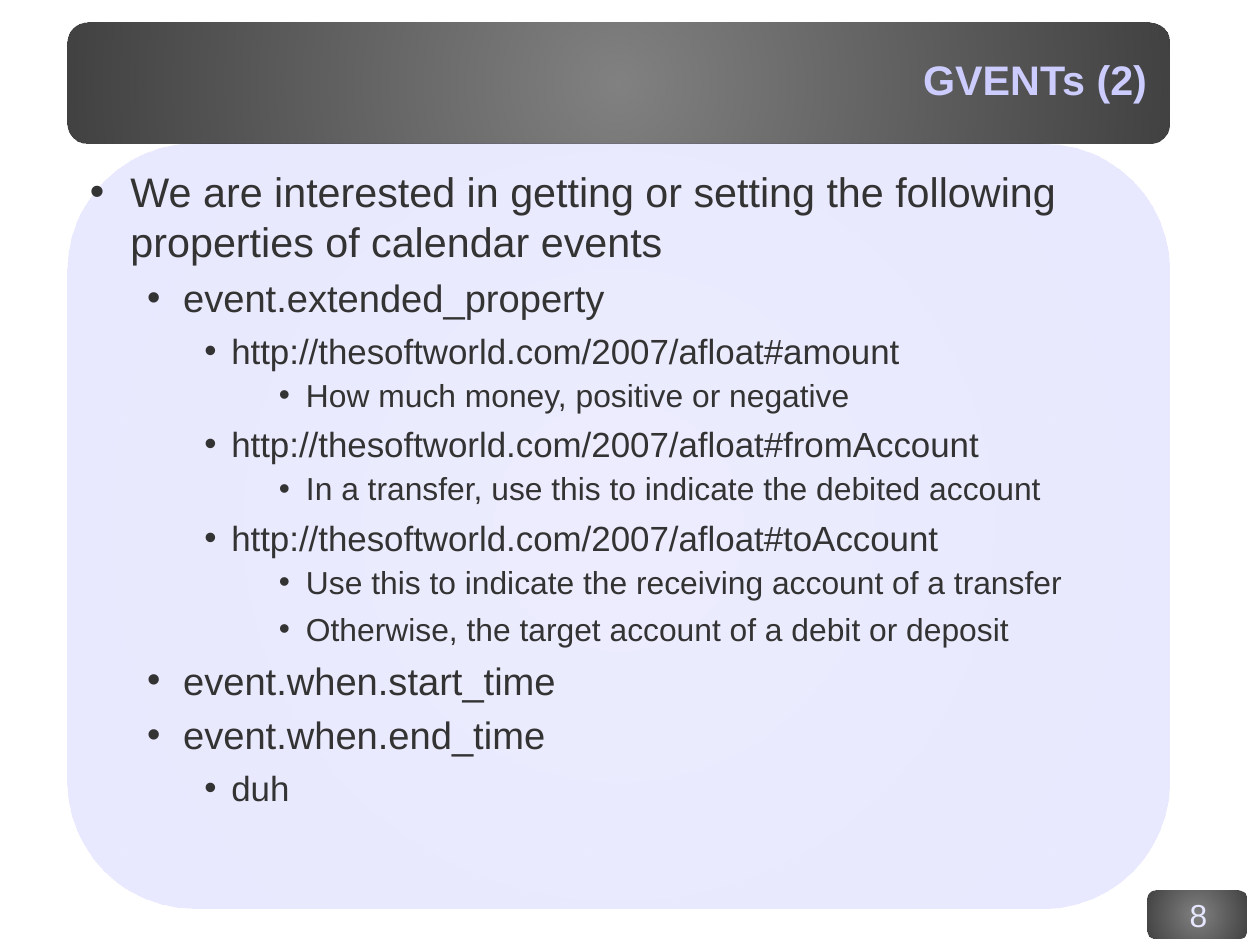
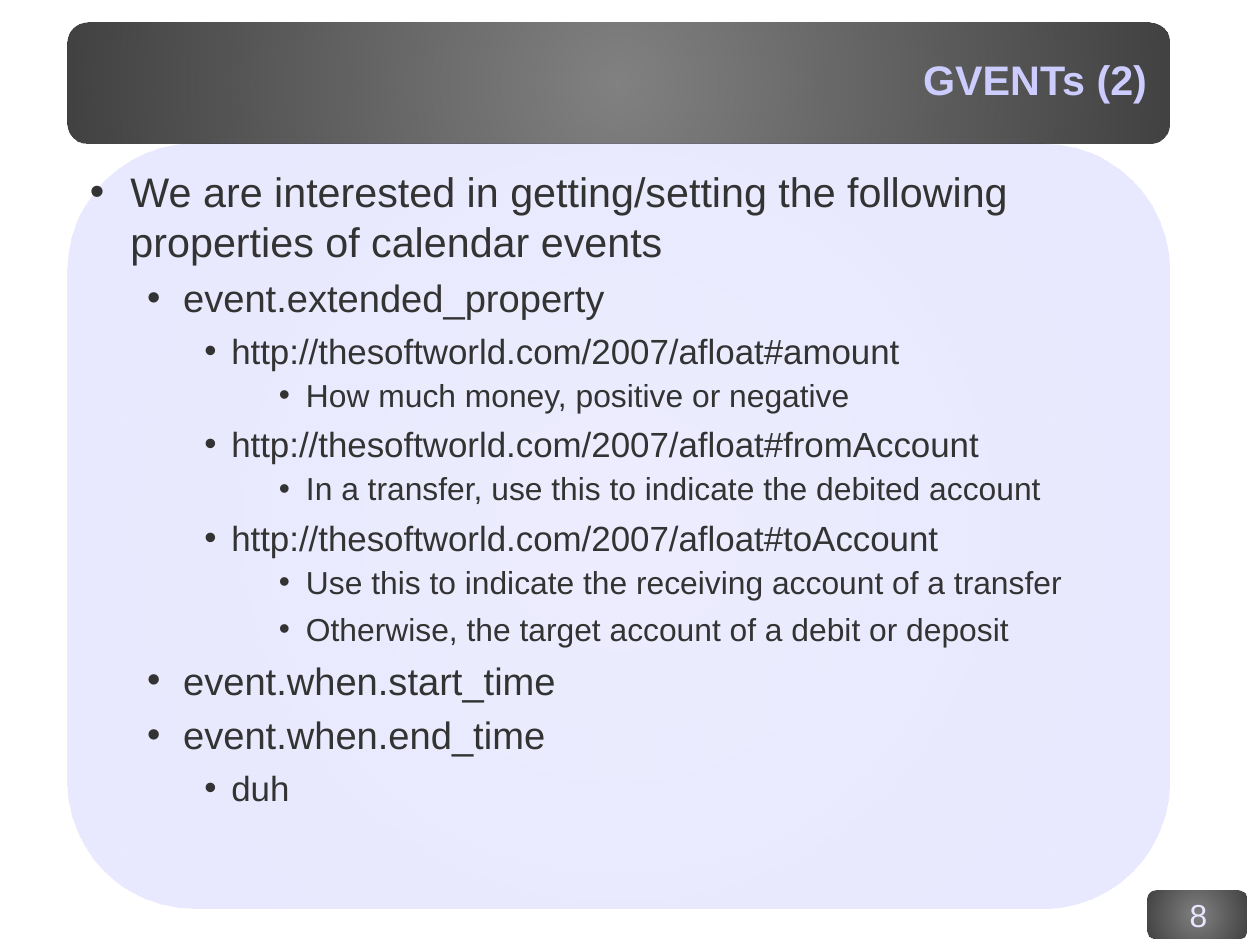
Before and after one commit to corydodt/Afloat, a slide deck: slide 8 of doc/afloat.odp. Drawn at 1260x945 pixels with LibreOffice and Linux fonts; fonts in the diff are those of the drawing; background and template pictures are left out. Boxes give left, top, right and bottom in pixels: in the first picture for what was removed or moved away, otherwise in the second. Text is boxed around its words. In the diff, an @@ line names an element or a change of style, - is before the commit and + after.

```diff
--- a/doc/afloat.odp
+++ b/doc/afloat.odp
@@ text at box(130, 177, 1008, 265): text changed @@
-• We are interested in getting or setting the following properties of calendar events
+• We are interested in getting/setting the following properties of calendar events
```
Also in this commit, not shown: 5 other slides changed.
